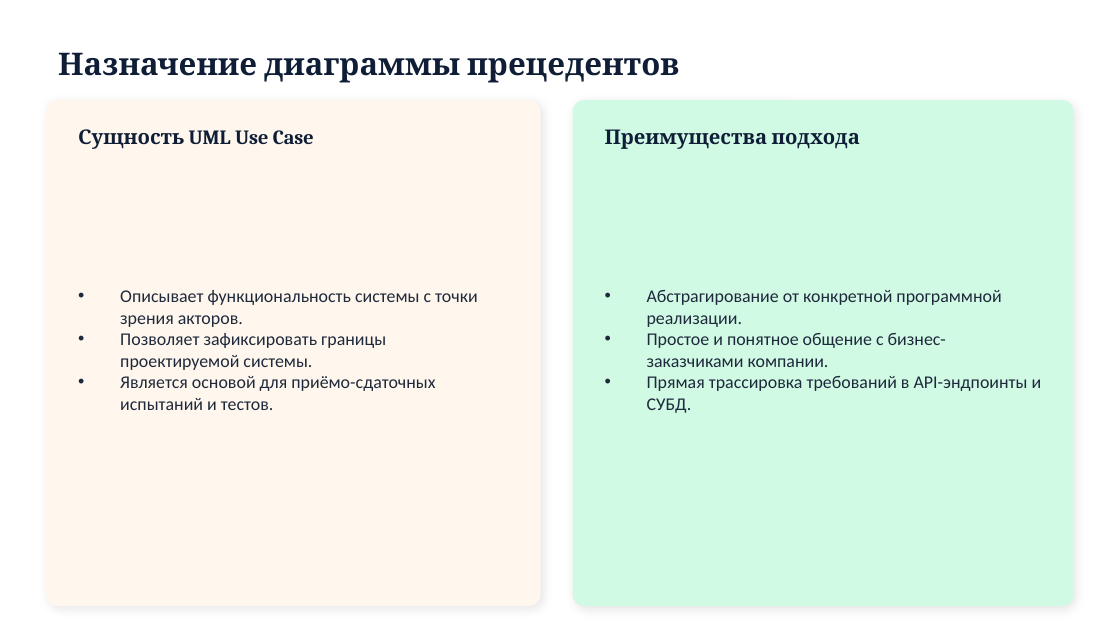
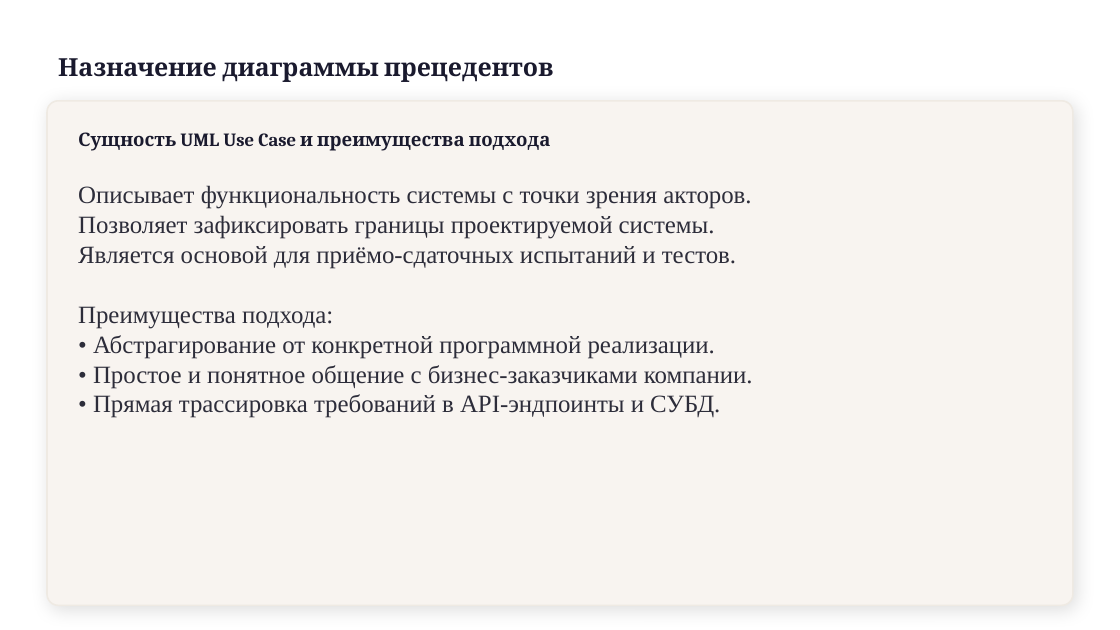
Before and after one commit to x2latte/tppo-presentation-hub--3-, a slide deck: slide 3 of presentations/output/P1_Диаграмма_прецедентов.pptx (slide 2 before the commit). Drawn at 1120x630 pixels with LibreOffice and Linux fonts; fonts in the diff are those of the drawing. Boxes give left, top, right and bottom in pixels: in the first picture for what was removed or moved away, otherwise in the second. Text is boxed around its words. In the diff, an @@ line names an element or a change of style, - is before the commit and + after.

```diff
--- a/presentations/output/P1_Диаграмма_прецедентов.pptx
+++ b/presentations/output/P1_Диаграмма_прецедентов.pptx
@@ text "Назначение диаграммы прецедентов" at bbox=[58, 58, 554, 82]: size 20 to 16 pt, text colour #0F1E36 to #1A1A2E @@
@@ rounded rectangle removed at bbox=[47, 101, 540, 605] @@
@@ rounded rectangle added at bbox=[47, 101, 1073, 605], fill #F8F4F0, outline #EFEAE3 1 pt @@
@@ rounded rectangle removed at bbox=[573, 101, 1073, 605] @@
@@ text at bbox=[78, 132, 551, 151]: text changed; size 13 to 12 pt; text colour #0F1E36 to #1A1A2E @@
-Сущность UML Use Case
+Сущность UML Use Case и преимущества подхода
@@ text removed at bbox=[605, 129, 860, 149] @@
-Преимущества подхода
@@ text "Описывает функциональность системы с точки ..." at bbox=[78, 185, 753, 418]: vertical alignment middle to top @@
@@ text at bbox=[78, 185, 753, 418]: text changed; size 11.5 to 16 pt; font Calibri to Times New Roman; text colour #1E293B to #2D2D3A @@
-• Абстрагирование от конкретной программной реализации.
-• Простое и понятное общение с бизнес-заказчиками компании.
-• Прямая трассировка требований в API-эндпоинты и СУБД.
+Описывает функциональность системы с точки зрения акторов.
+Позволяет зафиксировать границы проектируемой системы.
+Является основой для приёмо-сдаточных испытаний и тестов.
+Преимущества подхода:
+• Абстрагирование от конкретной программной реализации.
+• Простое и понятное общение с бизнес-заказчиками компании.
+• Прямая трассировка требований в API-эндпоинты и СУБД.
@@ text removed at bbox=[120, 290, 478, 410] @@
-• Описывает функциональность системы с точки зрения акторов.
-• Позволяет зафиксировать границы проектируемой системы.
-• Является основой для приёмо-сдаточных испытаний и тестов.
```
Also in this commit, not shown: 12 other slides changed, 1 slide added, 12 other files.
